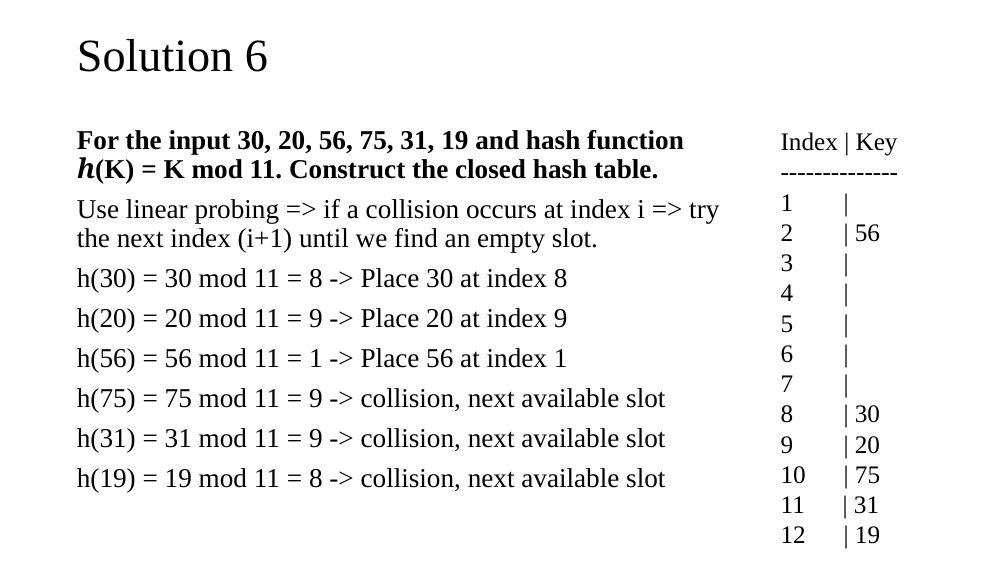
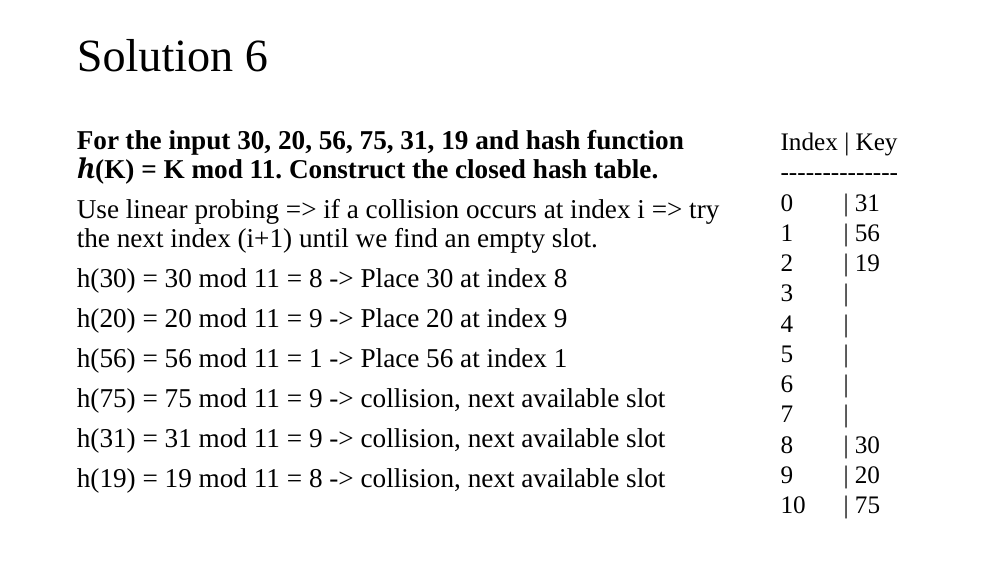
Before and after one commit to tamlhp/2801ict, a slide deck: slide 44 of week-7&8/problem-set/2801ict-week7&8.pptx. Drawn at 1008x567 pixels with LibreOffice and Linux fonts; fonts in the diff are those of the drawing. Boxes give left, top, right and bottom in pixels: in the first picture for what was removed or moved away, otherwise in the second. Text is boxed around its words. In the diff, an @@ line names an element or a change of style, - is before the commit and + after.

```diff
--- a/week-7&8/problem-set/2801ict-week7&8.pptx
+++ b/week-7&8/problem-set/2801ict-week7&8.pptx
@@ text at [781, 194, 880, 272]: text changed @@
-1 |
-2 | 56
+0 | 31
+1 | 56
+2 | 19
@@ text at [781, 496, 880, 544]: paragraphs removed @@
-11 | 31
-12 | 19
```
Also in this commit, not shown: 1 other slide changed, 1 other file.
